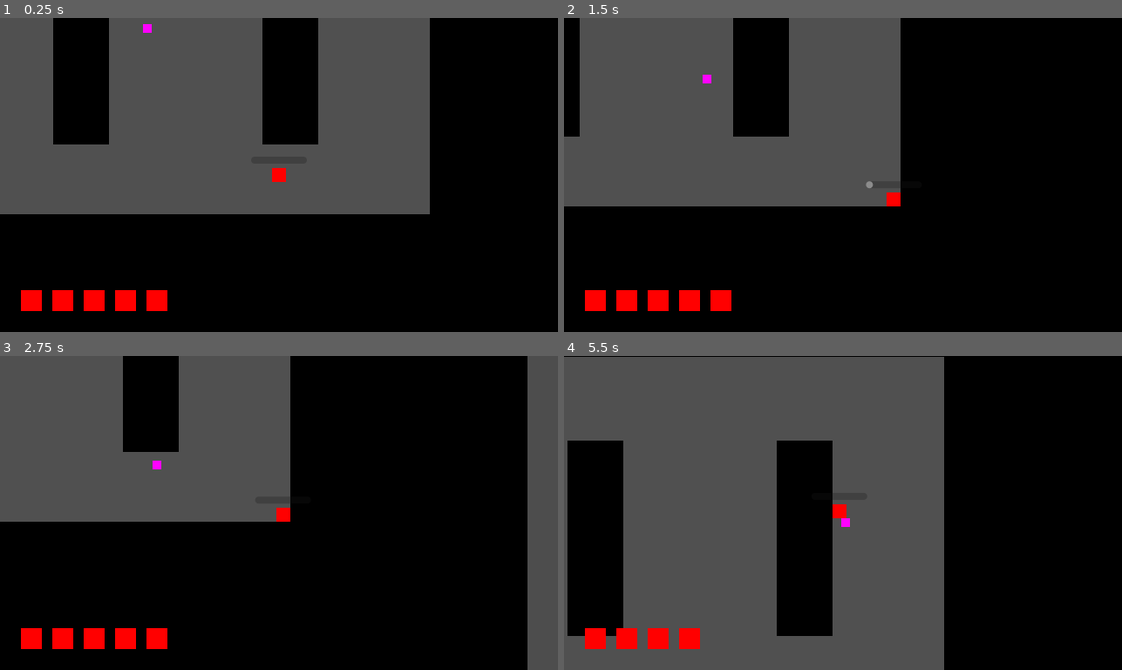
Above: before the commit, frames 1-4 (two rows, left to right).
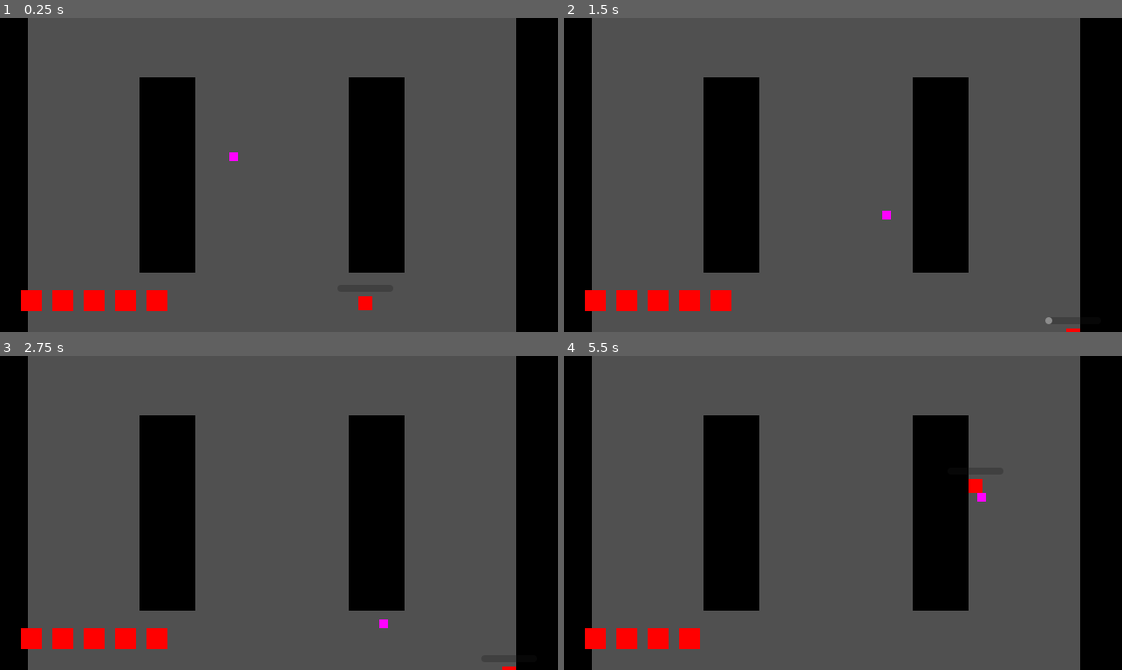
Above: after the commit, the same moments.

Repository: IanLum/square-game
Game: Godot game, scene res://src/main.tscn
Two runs of this game, one before a commit and one after it. Both use one fixed random seed, a clock stepped at 60 frames per second and the inputs below.
Inputs (mouse positions are in pixels of both pictures, inside the frame that each line leads up to):
- Up to frame 1 (0.25 s): no input
- Up to frame 2 (1.5 s): move the mouse to (965, 159) at 0.52 s; press the mouse at (965, 159) at 0.53 s; hold D (right) 0.53-1.28 s; move the mouse to (731, 190) at 1.27 s; release the mouse at (731, 190) at 1.28 s; hold S (down) from 1.28 s (still down); tap Space (utility) at 1.35 s
- Up to frame 3 (2.75 s): move the mouse to (334, 443) at 2.02 s; release S (down) at 2.03 s; press the mouse at (334, 443) at 2.03 s; hold D (right) from 2.03 s (still down)
- Up to frame 4 (5.5 s): move the mouse to (815, 575) at 2.77 s; release D (right) at 2.78 s; release the mouse at (815, 575) at 2.78 s; hold W (up) 2.78-3.53 s; tap Space (utility) at 2.85, 4.35 s; move the mouse to (1010, 560) at 3.52 s; press the mouse at (1010, 560) at 3.53 s; hold A (left) 3.53-5.03 s; move the mouse to (675, 465) at 4.27 s; release the mouse at (675, 465) at 4.28 s; move the mouse to (870, 513) at 5.02 s; press the mouse at (870, 513) at 5.03 s; hold S (down) from 5.03 s (still down)

The runs differ from the first frame. In frame 1, 58% of the frame differs, in the area x 0-93%, y 0-100%; in frame 2, 53%; in frame 3, 65%, in the area x 0-100%, y 0-100%; in frame 4, 44%.

Commit message:
camera shake when hit

Diff:
--- a/project.godot
+++ b/project.godot
@@ -14,6 +14,10 @@
 run/main_scene="res://src/main.tscn"
 config/features=PackedStringArray("4.1", "Forward Plus")
 config/icon="res://icon.svg"
+
+[autoload]
+
+Camera="*res://src/autoload/game_camera.tscn"
 
 [display]
 
--- /dev/null
+++ b/src/autoload/game_camera.gd
@@ -0,0 +1,22 @@
+extends Camera2D
+
+var shake_amount
+
+@onready var timer: Timer = $ShakeTimer
+var default_offset: Vector2 = offset
+
+
+func _process(_delta):
+	offset = default_offset
+	handle_shake()
+
+
+func handle_shake():
+	if not timer.is_stopped():
+		var shake_offset = Vector2(randf_range(-1, 1) * shake_amount, randf_range(-1, 1) * shake_amount)
+		offset += shake_offset
+
+
+func shake(duration: float, amount: float):
+	timer.start(duration)
+	shake_amount = amount
--- /dev/null
+++ b/src/autoload/game_camera.tscn
@@ -0,0 +1,9 @@
+[gd_scene load_steps=2 format=3 uid="uid://d2sv6qqgckxxa"]
+
+[ext_resource type="Script" path="res://src/autoload/game_camera.gd" id="1_smsu0"]
+
+[node name="game_camera" type="Camera2D"]
+script = ExtResource("1_smsu0")
+
+[node name="ShakeTimer" type="Timer" parent="."]
+one_shot = true
--- a/src/main.tscn
+++ b/src/main.tscn
@@ -1,7 +1,8 @@
-[gd_scene load_steps=7 format=3 uid="uid://il08uiyd678g"]
+[gd_scene load_steps=8 format=3 uid="uid://il08uiyd678g"]
 
 [ext_resource type="Texture2D" uid="uid://7e6rh6e217m4" path="res://assets/tilemap.png" id="1_gmm0g"]
 [ext_resource type="PackedScene" uid="uid://cec8srgilxgmp" path="res://src/player/player.tscn" id="1_x1ik4"]
+[ext_resource type="PackedScene" uid="uid://d2sv6qqgckxxa" path="res://src/autoload/game_camera.tscn" id="3_c2bn4"]
 [ext_resource type="PackedScene" uid="uid://d1peiul00opbi" path="res://src/enemies/dasher.tscn" id="3_miwik"]
 
 [sub_resource type="NavigationPolygon" id="NavigationPolygon_f5j54"]
@@ -35,9 +36,7 @@
 [node name="player" parent="." instance=ExtResource("1_x1ik4")]
 position = Vector2(99, 147)
 
-[node name="Camera2D" type="Camera2D" parent="player"]
-position_smoothing_enabled = true
-position_smoothing_speed = 2.0
+[node name="game_camera" parent="player" instance=ExtResource("3_c2bn4")]
 
 [node name="runner" parent="." instance=ExtResource("3_miwik")]
 position = Vector2(-67, -39)
--- a/src/player/player.gd
+++ b/src/player/player.gd
@@ -71,6 +71,8 @@
 func take_damage(damage: int):
 	health -= damage
 	if health <= 0: die()
+
+	Camera.shake(0.2, 5)
 	var tween = create_tween()
 	$ui/ScreenColor.color = Color(Color.RED, 0.3)
 	tween.tween_property($ui/ScreenColor, "color", Color.TRANSPARENT, 0.3)
